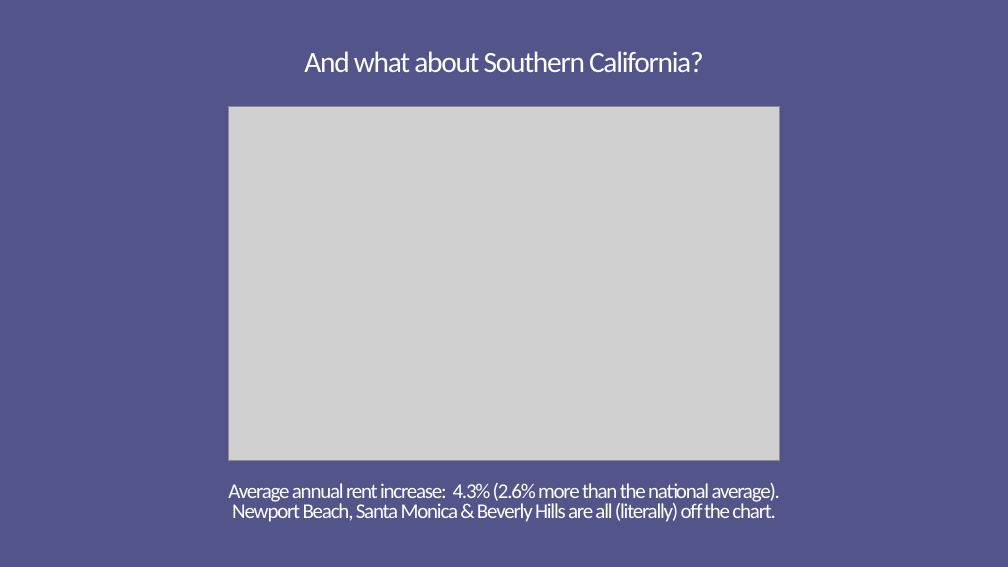
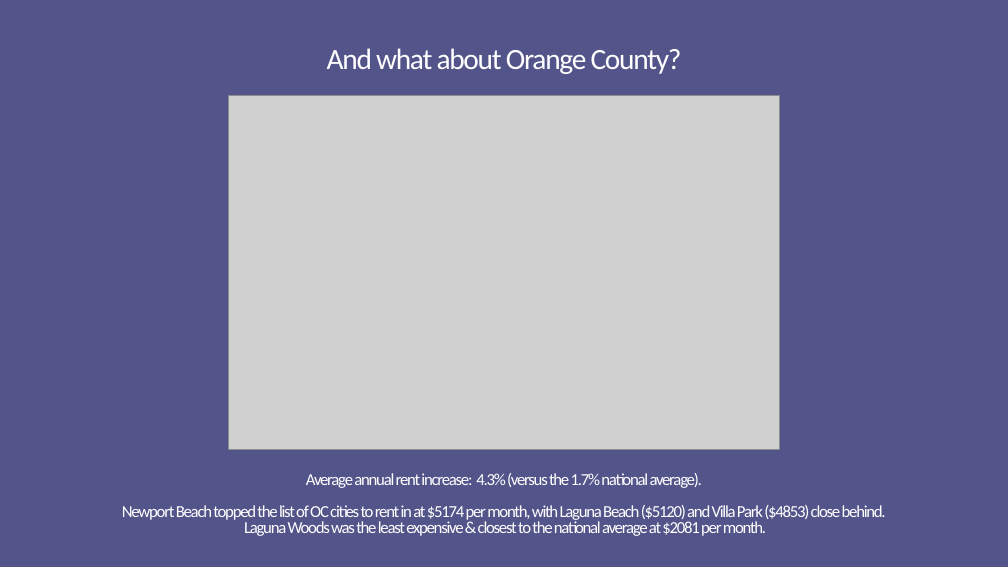
Before and after one commit to marcusmcb/group-project-1, a slide deck: slide 11 of resources/powerpoint/uci-rental-presentation.pptx (slide 10 before the commit). Drawn at 1008x567 pixels with LibreOffice and Linux fonts; fonts in the diff are those of the drawing; grey boxes stand for pictures. Boxes give left, top, right and bottom in pixels: in the first picture for what was removed or moved away, otherwise in the second. Text is boxed around its words. In the diff, an @@ line names an element or a change of style, - is before the commit and + after.

```diff
--- a/resources/powerpoint/uci-rental-presentation.pptx
+++ b/resources/powerpoint/uci-rental-presentation.pptx
@@ title at [327,48,682,74]: text changed @@
-And what about Southern California?
+And what about Orange County?
@@ picture: place and size @@
-picture at [228,107,780,461]
+picture at [228,95,780,450]
@@ text at [122,473,886,536]: text changed; size 20 to 16 pt @@
-Average annual rent increase: 4.3% (2.6% more than the national average).
-Newport Beach, Santa Monica & Beverly Hills are all (literally) off the chart.
+Average annual rent increase: 4.3% (versus the 1.7% national average).
+Newport Beach topped the list of OC cities to rent in at $5174 per month, with Laguna Beach ($5120) and Villa Park ($4853) close behind.
+Laguna Woods was the least expensive & closest to the national average at $2081 per month.
```
Also in this commit, not shown: 15 other slides changed, 4 slides added, 2 slides removed, 1 other file.
